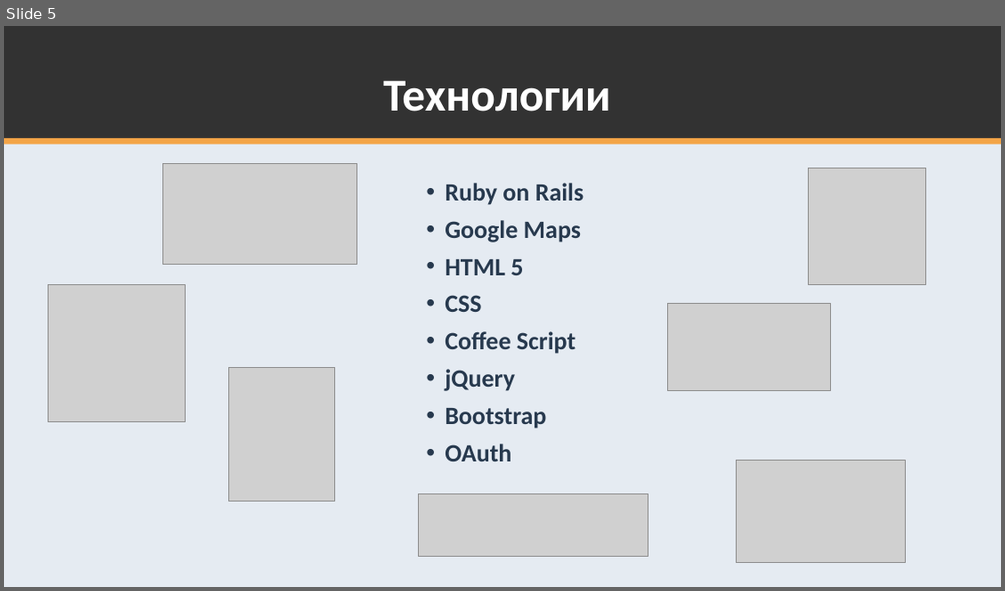
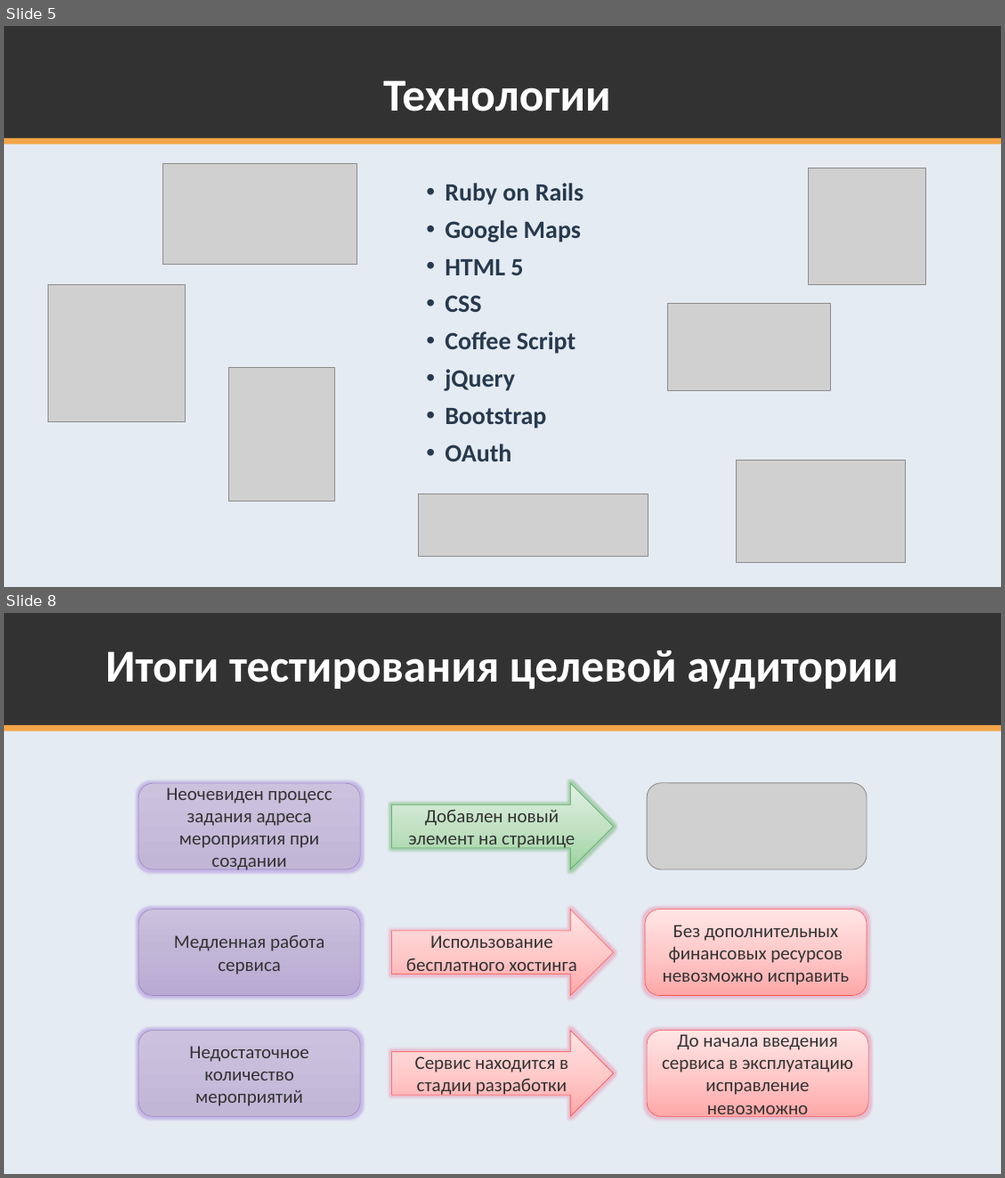
Before and after one commit to K224/TPKS, a slide deck: k224-docs/Презентация ко 2 релизу.pptx. Shown one above the other, each under a label of ours: slide 5 before the commit, slides 5 and 8 after it; the slides between them are not shown. The pictures are 1005x591 and 1005x1178 pixels, drawn with LibreOffice and Linux fonts; fonts in the diff are those of the drawing; grey boxes stand for pictures. Boxes give left, top, right and bottom in pixels: in the first picture for what was removed or moved away, otherwise in the second. Text is boxed around its words. In the diff, an @@ line names an element or a change of style, - is before the commit and + after.

```diff
--- a/k224-docs/Презентация ко 2 релизу.pptx
+++ b/k224-docs/Презентация ко 2 релизу.pptx
@@ slide 8 added at (4, 613, 1001, 1174), background #E5EBF2; not listed: 3 template elements that a slide beside it also shows @@
@@ title added at (105, 650, 898, 690), 44 pt, text #FFFFFF, bold @@
+Итоги тестирования целевой аудитории
@@ rounded rectangle added at (138, 784, 360, 869), fill gradient #CDC3DF to #C3B6D8 to #BAABD4, outline #9C85C0 0.5 pt, 18 pt, text #323232 @@
+Неочевиден процесс задания адреса мероприятия при создании
@@ right arrow added at (392, 784, 614, 869), fill gradient #9ED4A0 to #C4E3C5 to #E2F0E3, outline #4DA553 0.5 pt, 18 pt, text #323232 @@
+Добавлен новый элемент на странице
@@ picture added at (647, 783, 867, 869) @@
@@ rounded rectangle added at (138, 909, 360, 995), fill gradient #CDC3DF to #C3B6D8 to #BAABD4, outline #9C85C0 0.5 pt, 18 pt, text #323232 @@
+Медленная работа сервиса
@@ right arrow added at (392, 909, 614, 995), fill gradient #FFA9A9 to #FFCACA to #FFE5E5, outline #FF5050 0.5 pt, 18 pt, text #323232 @@
+Использование бесплатного хостинга
@@ rounded rectangle added at (645, 909, 866, 995), fill gradient #FFA9A9 to #FFCACA to #FFE5E5, outline #FF5050 0.5 pt, 18 pt, text #323232 @@
+Без дополнительных финансовых ресурсов невозможно исправить
@@ rounded rectangle added at (138, 1030, 360, 1116), fill gradient #CDC3DF to #C3B6D8 to #BAABD4, outline #9C85C0 0.5 pt, 18 pt, text #323232 @@
+Недостаточное количество мероприятий
@@ right arrow added at (392, 1030, 614, 1116), fill gradient #FFA9A9 to #FFCACA to #FFE5E5, outline #FF5050 0.5 pt, 18 pt, text #323232 @@
+Сервис находится в стадии разработки
@@ rounded rectangle added at (647, 1030, 868, 1116), fill gradient #FFA9A9 to #FFCACA to #FFE5E5, outline #FF5050 0.5 pt, 18 pt, text #323232 @@
+До начала введения сервиса в эксплуатацию исправление невозможно
```
Also in this commit, not shown: 2 slides changed.
